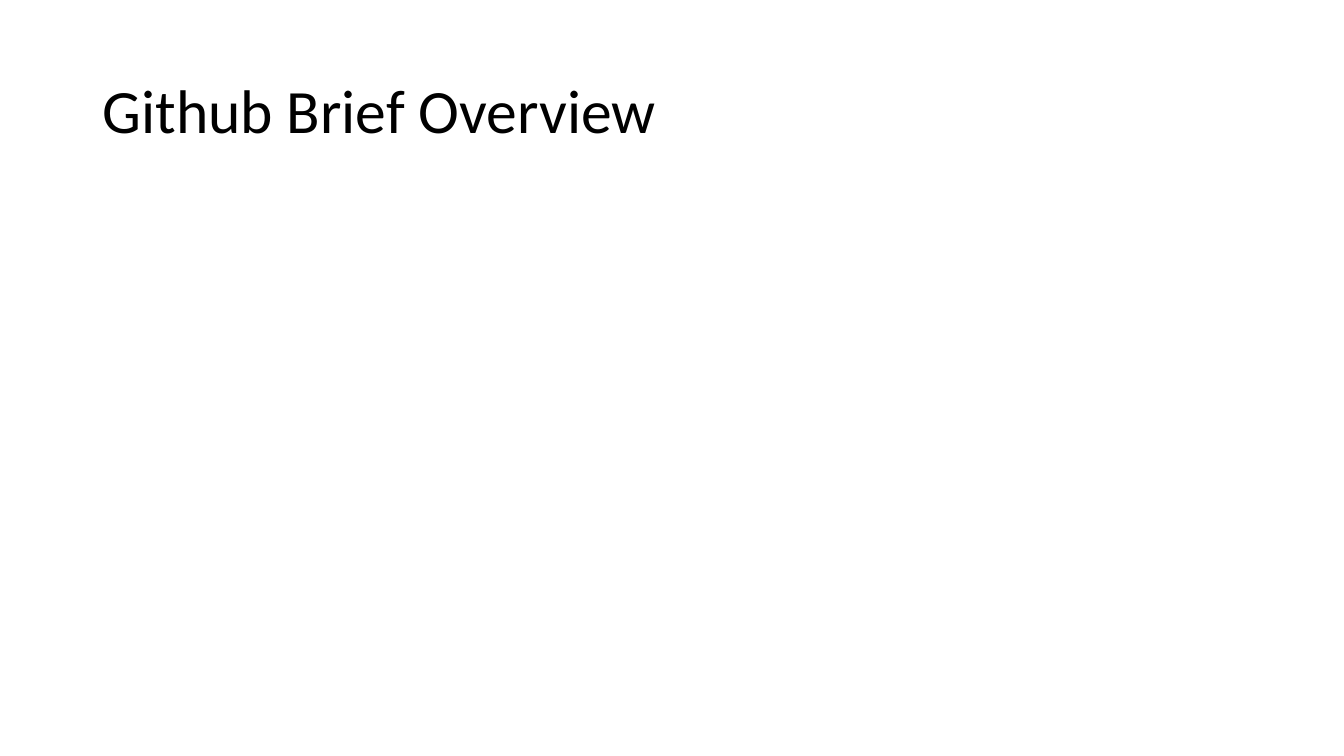
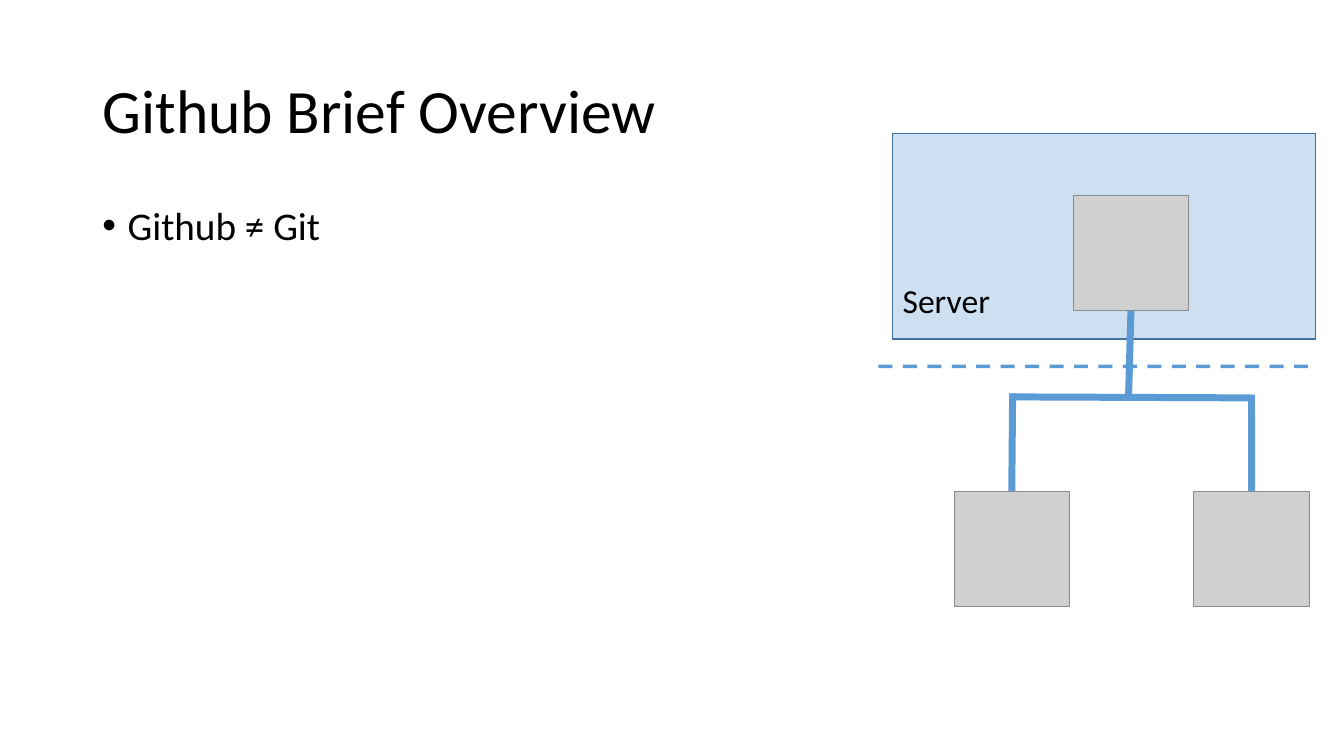
Before and after one commit to jbm950/personal_projects, a slide deck: slide 19 of git_presentation/git_presentation.pptx. Drawn at 1344x756 pixels with LibreOffice and Linux fonts; fonts in the diff are those of the drawing; grey boxes stand for pictures. Boxes give left, top, right and bottom in pixels: in the first picture for what was removed or moved away, otherwise in the second. Text is boxed around its words. In the diff, an @@ line names an element or a change of style, - is before the commit and + after.

```diff
--- a/git_presentation/git_presentation.pptx
+++ b/git_presentation/git_presentation.pptx
@@ rectangle added at bbox=[893, 133, 1317, 339], fill #5B9BD5 at 30% opacity, outline #43739E 1 pt @@
@@ picture added at bbox=[1074, 196, 1189, 311] @@
@@ text added at bbox=[128, 212, 320, 241], 28 pt, text #000000 @@
+• Github ≠ Git
@@ text added at bbox=[903, 291, 990, 314], 24 pt, text #000000 @@
+Server
@@ line added from (1131, 311) to (1129, 397), #5B9BD5 5 pt @@
@@ line added from (879, 367) to (1316, 366), #5B9BD5 2.5 pt dashed @@
@@ line added from (1013, 393) to (1012, 493), #5B9BD5 5 pt @@
@@ line added from (1012, 397) to (1250, 398), #5B9BD5 5 pt @@
@@ line added from (1252, 493) to (1252, 394), #5B9BD5 5 pt @@
@@ picture added at bbox=[955, 492, 1070, 607] @@
@@ picture added at bbox=[1194, 492, 1309, 607] @@
```
Also in this commit, not shown: 6 other slides changed, 2 slides added, 2 slides removed.
